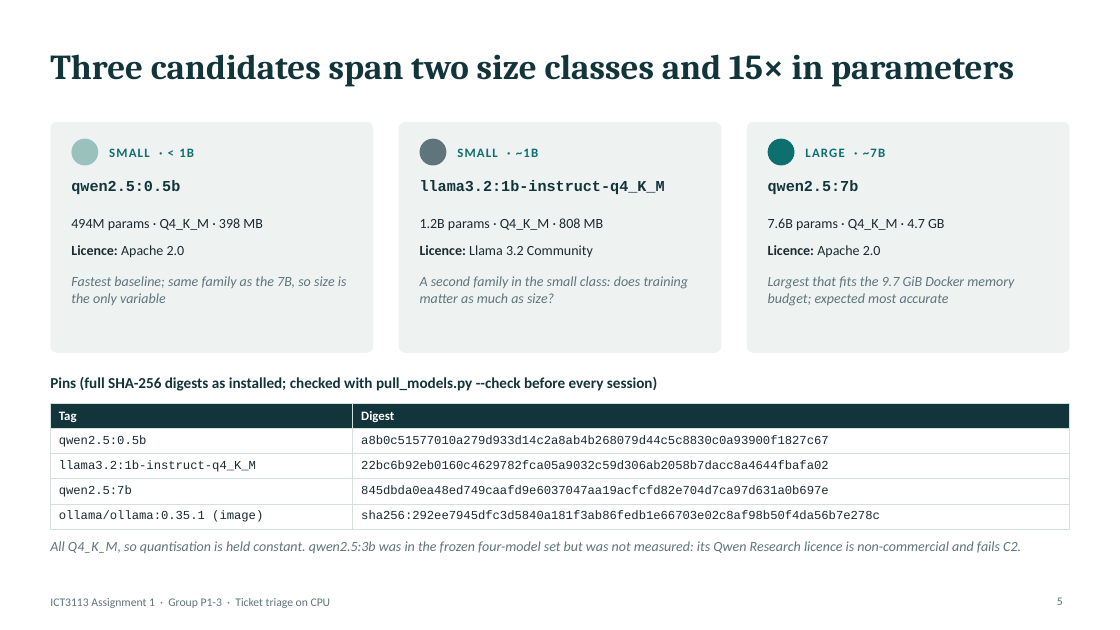
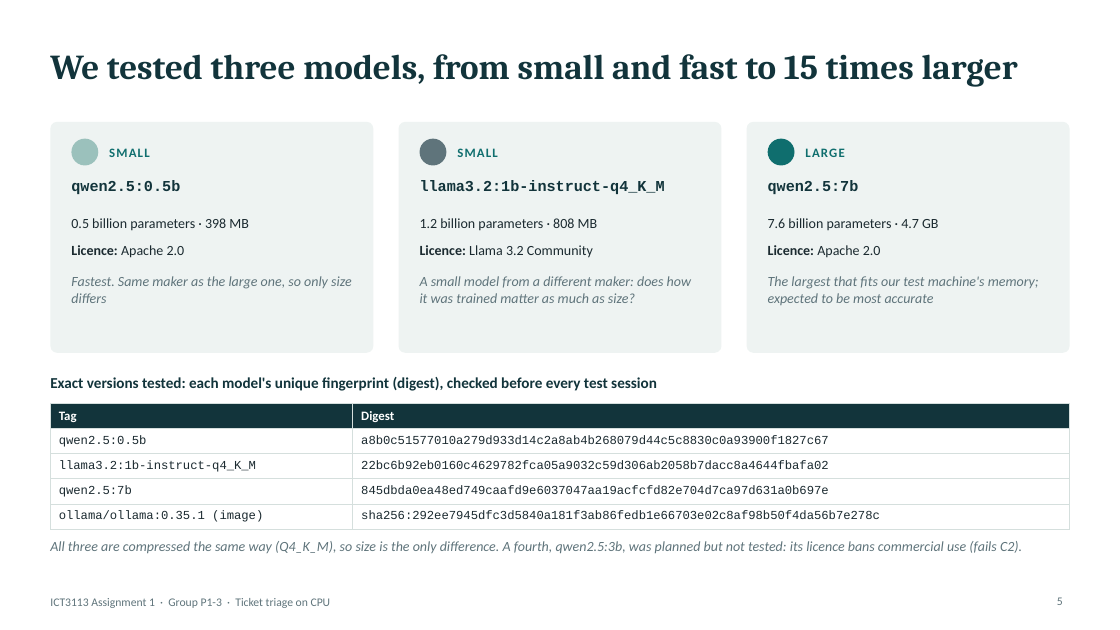
Before and after one commit to asdafsafas/ICT3113_A1_P1-3, a slide deck: slide 5 of slides/Group03.pptx. Drawn at 1120x630 pixels with LibreOffice and Linux fonts; fonts in the diff are those of the drawing. Boxes give left, top, right and bottom in pixels: in the first picture for what was removed or moved away, otherwise in the second. Text is boxed around its words. In the diff, an @@ line names an element or a change of style, - is before the commit and + after.

Commit message:
Reword slides for non-technical readers; add team names and IDs
Slides 1-11 replace jargon with plain descriptions (numbers unchanged).
Cover lists all five members with student IDs. Applies the queued 694/day
and R5 wording fixes.

```diff
--- a/slides/Group03.pptx
+++ b/slides/Group03.pptx
@@ title at [50,54,1018,86]: text changed @@
-Three candidates span two size classes and 15× in parameters
+We tested three models, from small and fast to 15 times larger
@@ text at [109,148,150,157]: text changed @@
-SMALL · < 1B
+SMALL
@@ text at [457,148,498,157]: text changed @@
-SMALL · ~1B
+SMALL
@@ text at [805,148,844,157]: text changed @@
-LARGE · ~7B
+LARGE
@@ text at [71,218,249,231]: text changed @@
-494M params · Q4_K_M · 398 MB
+0.5 billion parameters · 398 MB
@@ text at [420,218,598,231]: text changed @@
-1.2B params · Q4_K_M · 808 MB
+1.2 billion parameters · 808 MB
@@ text at [768,218,938,230]: text changed @@
-7.6B params · Q4_K_M · 4.7 GB
+7.6 billion parameters · 4.7 GB
@@ text at [71,276,352,303]: text changed @@
-Fastest baseline; same family as the 7B, so size is the only variable
+Fastest. Same maker as the large one, so only size differs
@@ text at [420,276,691,303]: text changed @@
-A second family in the small class: does training matter as much as size?
+A small model from a different maker: does how it was trained matter as much as size?
@@ text at [768,276,1039,305]: text changed @@
-Largest that fits the 9.7 GiB Docker memory budget; expected most accurate
+The largest that fits our test machine's memory; expected to be most accurate
@@ text at [50,377,657,391]: text changed @@
-Pins (full SHA-256 digests as installed; checked with pull_models.py --check before every session)
+Exact versions tested: each model's unique fingerprint (digest), checked before every test session
@@ text at [50,541,1022,554]: text changed @@
-All Q4_K_M, so quantisation is held constant. qwen2.5:3b was in the frozen four-model set but was not measured: its Qwen Research licence is non-commercial and fails C2.
+All three are compressed the same way (Q4_K_M), so size is the only difference. A fourth, qwen2.5:3b, was planned but not tested: its licence bans commercial use (fails C2).
```
Also in this commit, not shown: 10 other slides changed, 2 other files.
